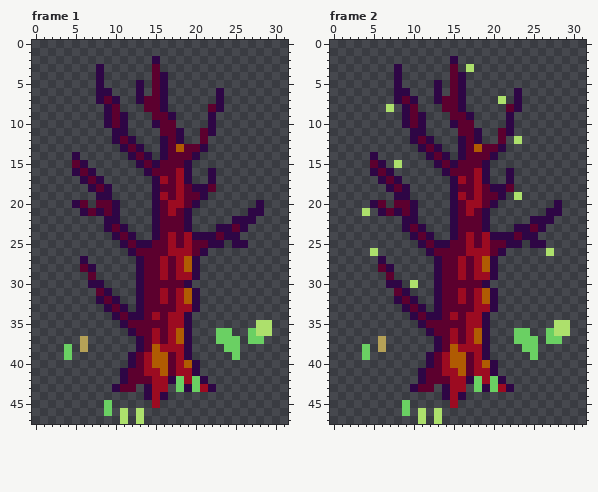
Edited in one commit: pixel-art file (assets/farm/tree.aseprite). The picture above is the old version.
32x48 pixels, 12 frames. Shown: frame 1, frame 2. The commit also changed other frames, which this record leaves out.
After:
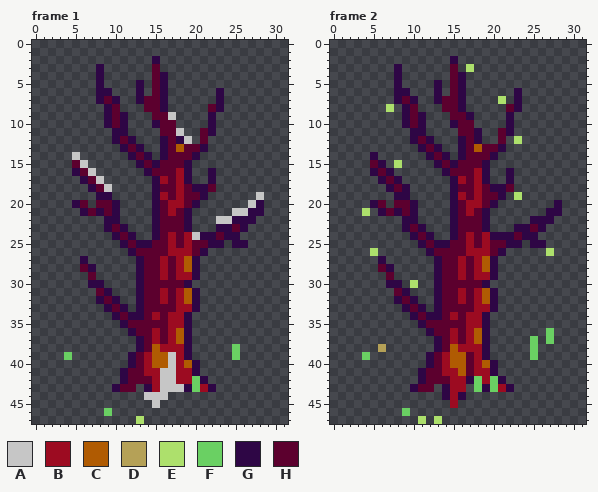
Palette (. is transparent): A #c6c6c6  B #9c0b21  C #b05b02  D #b5a157  E #ade06c  F #6ad063  G #2e0645  H #5c002e
The edit:
--- frame 1, layer "Layer 1"
@@ x 0..31 @@
  8 .........GH...HHG.....HG........
- 9 .........GHG...HHG....G.........
+ 9 .........GHG...HHA....G.........
 10 .........GHG...GHH....G.........
-11 ..........GG....HHG..HG.........
-12 ..........GHG...GHG..H..........
+11 ..........GG....HHA..HG.........
+12 ..........GHG...GHGA.H..........
 13 ...........GHG..GHCHHG..........
-14 .....G......GHG.GHHHG...........
-15 .....HG......GHGHHHG............
-16 .....GHG......GHHHBG..G.........
-17 ......GHG......GBHBG..G.........
-18 .......GHG.....GHHBHGGH.........
-19 ........GG.....GBHBHHG..........
-20 .....GH.HHG....GHBBHG.......G...
-21 ......GHGHG....GHBHG.......GG...
-22 .........GG....GHHHG.....GGG....
+14 .....A......GHG.GHHHG...........
+15 .....HA......GHGHHHG............
+16 .....GHA......GHHHBG..G.........
+17 ......GHA......GBHBG..G.........
+18 .......GHA.....GHHBHGGH.........
+19 ........GG.....GBHBHHG......A...
+20 .....GH.HHG....GHBBHG......AG...
+21 ......GHGHG....GHBHG.....AAGG...
+22 .........GG....GHHHG...AAGGG....
 23 .........GHG...GHHHG...GGHG.....
-24 ..........GHG..GHBHBGGGHGG......
+24 ..........GHG..GHBHBAGGHGG......
 25 ...........GHGGHHBHBHHGG.GG.....
@@ x 0..31 @@
 34 ..........GHGGHBHBBG............
-35 ...........GHHHHHBBG........EE..
-36 ............GHHBHBCG...FF..FEE..
-37 ......D......GHBHBCG...FFF.FF...
-38 ....F.D......GHCBBBG....FF......
-39 ....F.......GHBCCHBG.....F......
-40 ............GHBCCHBCG...........
-41 ...........GHHBBCHBBG...........
-42 ...........GHHHBBGFBFG..........
-43 ..........GHH.GBB.FGFBG.........
-44 ..............GBG...............
-45 .........F.....B................
-46 .........F.E.E..................
-47 ...........E.E..................
+35 ...........GHHHHHBBG............
+36 ............GHHBHBCG............
+37 .............GHBHBCG............
+38 .............GHCBBBG.....F......
+39 ....F.......GHBCCABG.....F......
+40 ............GHBCCABCG...........
+41 ...........GHHBBAABBG...........
+42 ...........GHHHBAABBFG..........
+43 ..........GHH.GBAAAGFBG.........
+44 ..............AAA...............
+45 ...............A................
+46 .........F......................
+47 .............E..................
--- frame 2, layer "Layer 1"
@@ x 0..31 @@
 34 ..........GHGGHBHBBG............
-35 ...........GHHHHHBBG........EE..
-36 ............GHHBHBCG...FF..FEE..
-37 ......D......GHBHBCG...FFF.FF...
-38 ....F.D......GHCBBBG....FF......
+35 ...........GHHHHHBBG............
+36 ............GHHBHBCG.......F....
+37 .............GHBHBCG.....F.F....
+38 ......D......GHCBBBG.....F......
 39 ....F.......GHBCCHBG.....F......
@@ x 7..15 @@
 44 .......GB
-45 ..F.....B
-46 ..F.E.E..
+45 ........B
+46 ..F......
 47 ....E.E..
